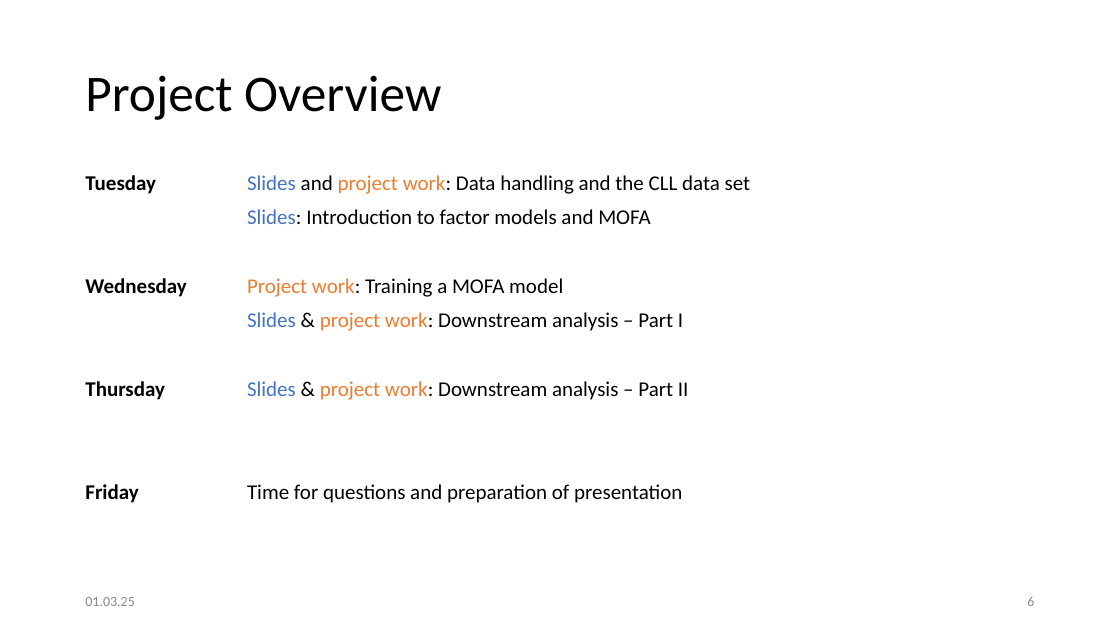
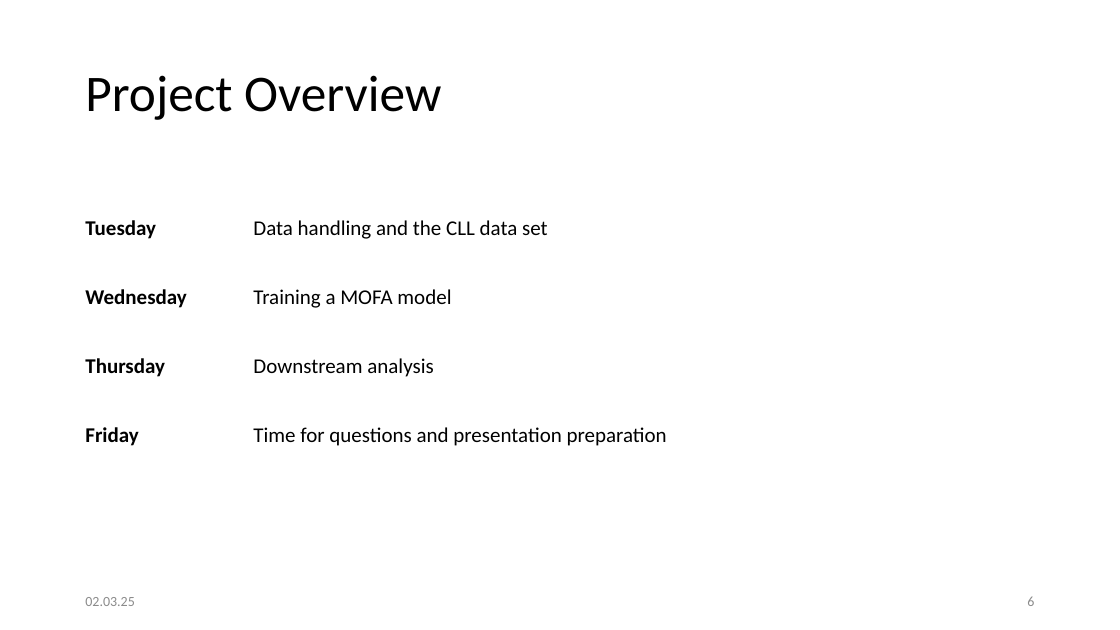
Before and after one commit to penelopenelope/ebi_mofa_workshop_precision_medicine, a slide deck: slide 7 of presentation.pptx. Drawn at 1120x630 pixels with LibreOffice and Linux fonts; fonts in the diff are those of the drawing. Boxes give left, top, right and bottom in pixels: in the first picture for what was removed or moved away, otherwise in the second. Text is boxed around its words. In the diff, an @@ line names an element or a change of style, - is before the commit and + after.

```diff
--- a/presentation.pptx
+++ b/presentation.pptx
@@ text removed at (247,175,751,503) @@
-Slides and project work: Data handling and the CLL data set
-Slides: Introduction to factor models and MOFA
-Project work: Training a MOFA model
-Slides & project work: Downstream analysis – Part I
-Slides & project work: Downstream analysis – Part II
-Time for questions and preparation of presentation
@@ text at (85,220,667,446): text changed; bold off @@
-Tuesday
-Wednesday
-Thursday
-Friday
+Tuesday Data handling and the CLL data set
+Wednesday Training a MOFA model
+Thursday Downstream analysis
+Friday Time for questions and presentation preparation
@@ text at (85,597,135,606): text changed @@
-01.03.25
+02.03.25
```
Also in this commit, not shown: 30 other slides changed, 2 slides added, 2 slides removed.
